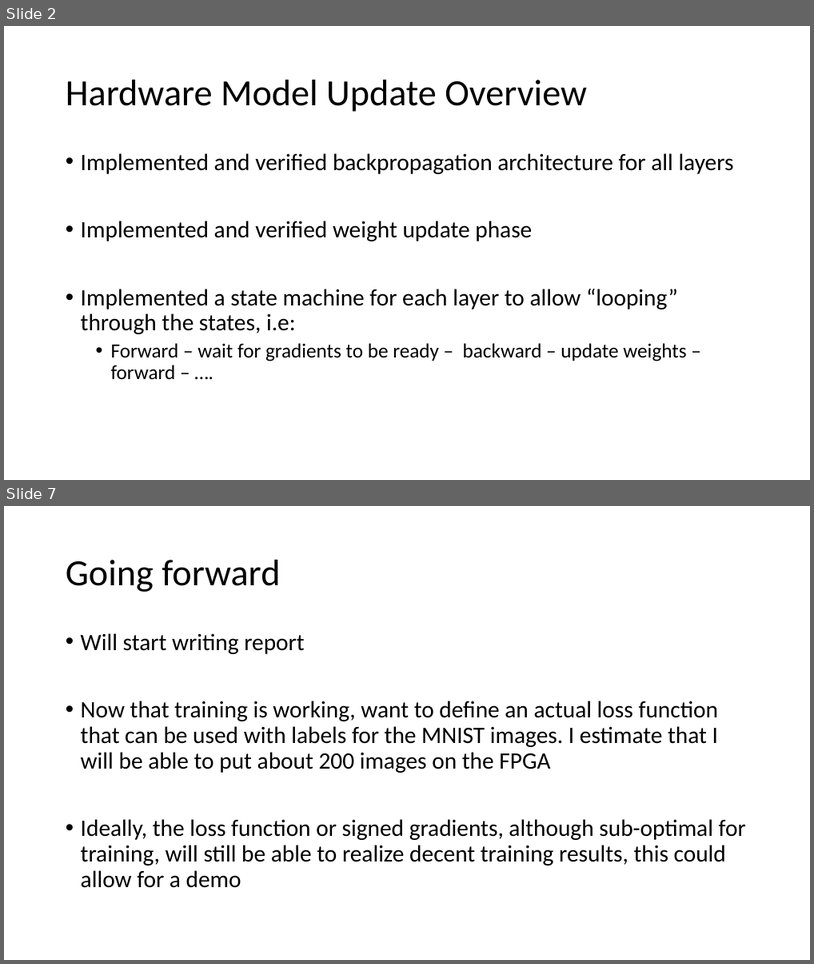
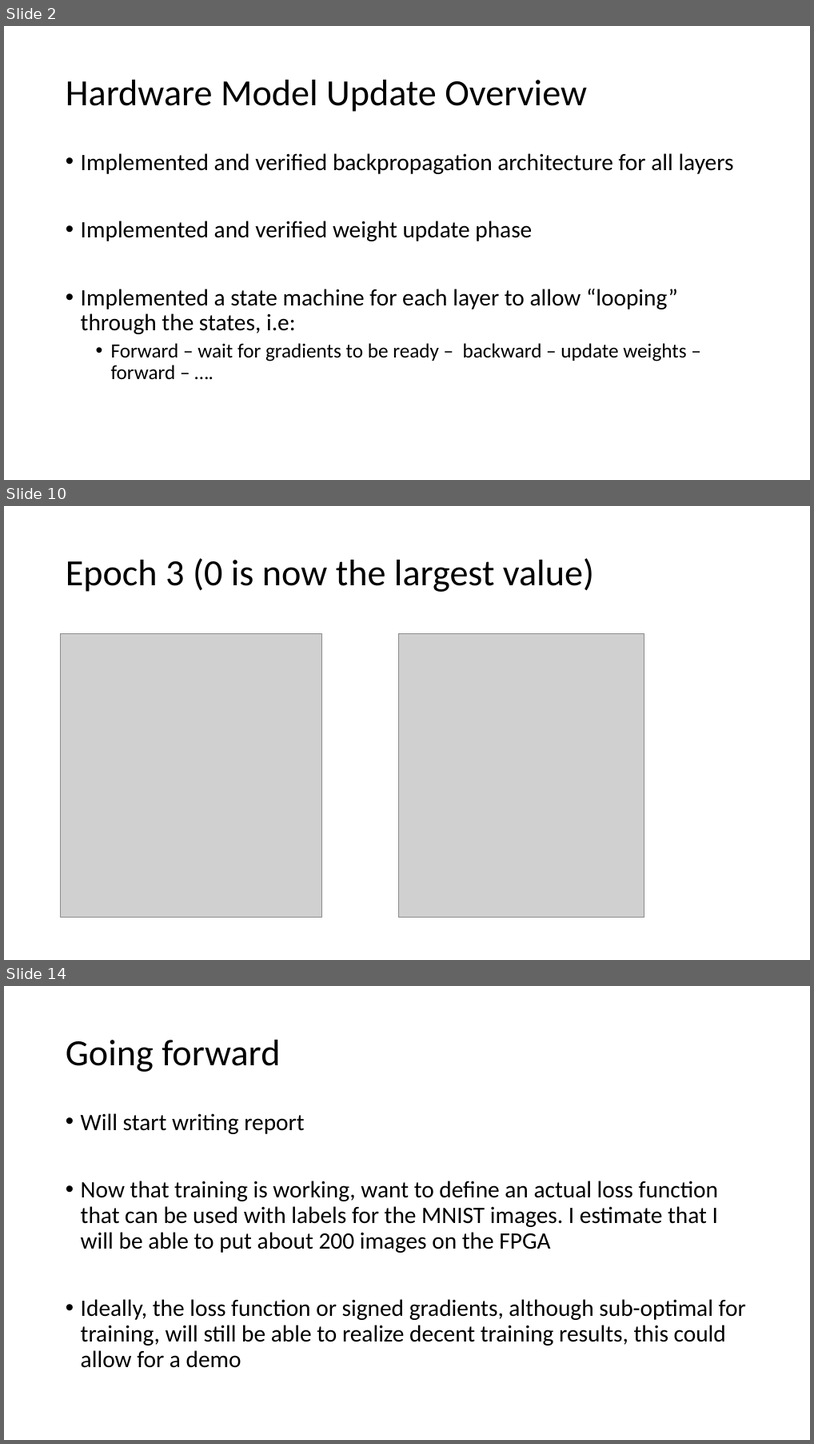
Before and after one commit to erikgroving/NeuralNetworkHardwareAccelerator, a slide deck: WeeklyPresentations/update11_06_03.pptx. Shown one above the other, each under a label of ours: slides 2 and 7 before the commit, slides 2, 10 and 14 after it; the slides between them are not shown. The pictures are 814x964 and 814x1444 pixels, drawn with LibreOffice and Linux fonts; fonts in the diff are those of the drawing; grey boxes stand for pictures. Boxes give left, top, right and bottom in pixels: in the first picture for what was removed or moved away, otherwise in the second. Text is boxed around its words. In the diff, an @@ line names an element or a change of style, - is before the commit and + after.

```diff
--- a/WeeklyPresentations/update11_06_03.pptx
+++ b/WeeklyPresentations/update11_06_03.pptx
@@ slide 10 added at [4, 506, 810, 960], background #FFFFFF @@
@@ title added at [66, 558, 594, 592], 44 pt, text #000000 @@
+Epoch 3 (0 is now the largest value)
@@ picture added at [61, 634, 323, 916] @@
@@ picture added at [399, 634, 645, 916] @@
@@ what was slide 7 is now slide 14 @@
```
Also in this commit, not shown: 4 slides changed, 6 other slides added, 1 slide removed, 3 other files.
